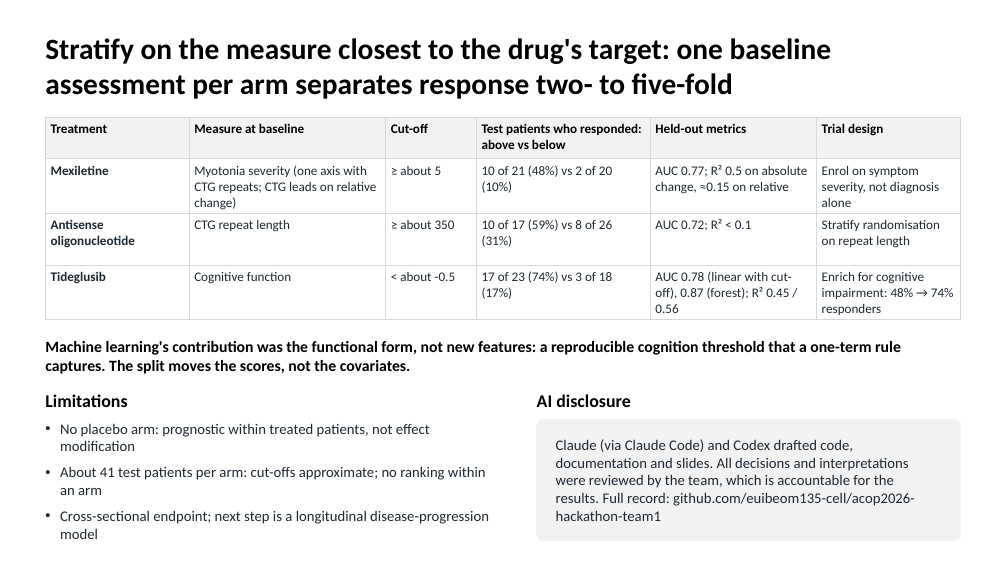
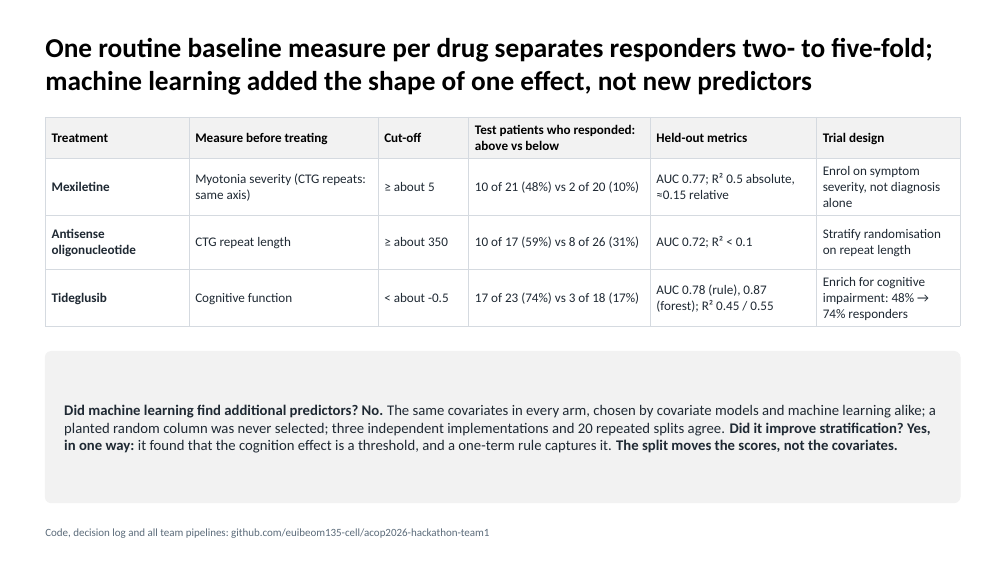
Before and after one commit to euibeom135-cell/acop2026-hackathon-team1, a slide deck: slide 7 of slides/Team1_DM1_slides.pptx (slide 6 before the commit). Drawn at 1008x567 pixels with LibreOffice and Linux fonts; fonts in the diff are those of the drawing. Boxes give left, top, right and bottom in pixels: in the first picture for what was removed or moved away, otherwise in the second. Text is boxed around its words. In the diff, an @@ line names an element or a change of style, - is before the commit and + after.

```diff
--- a/slides/Team1_DM1_slides.pptx
+++ b/slides/Team1_DM1_slides.pptx
@@ title at (45,38,932,95): text changed; size 28 to 26 pt @@
-Stratify on the measure closest to the drug's target: one baseline assessment per arm separates response two- to five-fold
+One routine baseline measure per drug separates responders two- to five-fold; machine learning added the shape of one effect, not new predictors
@@ table at (45,117,960,324) @@
-row 1, column 2: Measure at baseline
+row 1, column 2: Measure before treating
-row 2, column 2: Myotonia severity (one axis with CTG repeats; CTG leads on relative change)
+row 2, column 2: Myotonia severity (CTG repeats: same axis)
-row 2, column 5: AUC 0.77; R² 0.5 on absolute change, ≈0.15 on relative
+row 2, column 5: AUC 0.77; R² 0.5 absolute, ≈0.15 relative
-row 4, column 5: AUC 0.78 (linear with cut-off), 0.87 (forest); R² 0.45 / 0.56
+row 4, column 5: AUC 0.78 (rule), 0.87 (forest); R² 0.45 / 0.55
@@ fill #FFFFFF to none in 18 cells @@
@@ text removed at (45,341,901,374) @@
-Machine learning's contribution was the functional form, not new features: a reproducible cognition threshold that a one-term rule captures. The split moves the scores, not the covariates.
@@ rounded rectangle added at (45,352,960,503), fill #F2F2F2, outline #F2F2F2 1 pt @@
@@ text removed at (45,394,127,407) @@
-Limitations
@@ text added at (64,404,936,453), 14 pt, text #1F2933 @@
+Did machine learning find additional predictors? No. The same covariates in every arm, chosen by covariate models and machine learning alike; a planted random column was never selected; three independent implementations and 20 repeated splits agree. Did it improve stratification? Yes, in one way: it found that the cognition effect is a threshold, and a one-term rule captures it. The split moves the scores, not the covariates.
@@ text removed at (537,394,630,407) @@
-AI disclosure
@@ text removed at (60,423,489,539) @@
-• No placebo arm: prognostic within treated patients, not effect modification
-• About 41 test patients per arm: cut-offs approximate; no ranking within an arm
-• Cross-sectional endpoint; next step is a longitudinal disease-progression model
@@ rounded rectangle removed at (537,420,960,541) @@
@@ text removed at (556,439,915,521) @@
-Claude (via Claude Code) and Codex drafted code, documentation and slides. All decisions and interpretations were reviewed by the team, which is accountable for the results. Full record: github.com/euibeom135-cell/acop2026-hackathon-team1
@@ text added at (45,528,489,538), 10.5 pt, text #5B6B7A @@
+Code, decision log and all team pipelines: github.com/euibeom135-cell/acop2026-hackathon-team1
```
Also in this commit, not shown: 5 other slides changed, 7 slides added, 4 slides removed, 3 other files.
